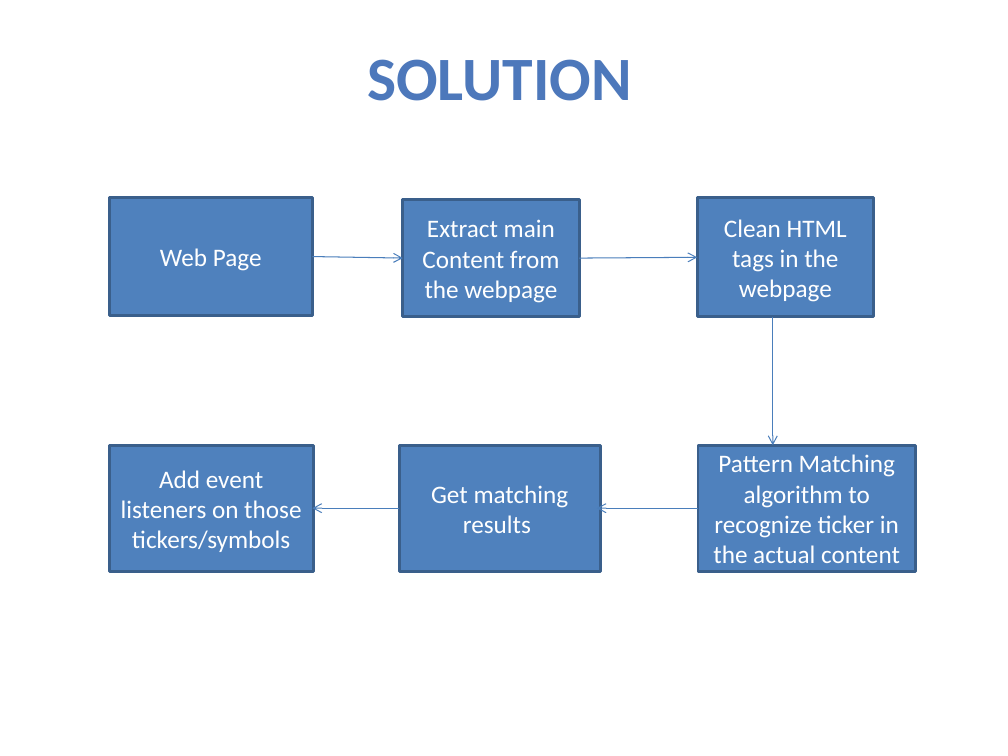
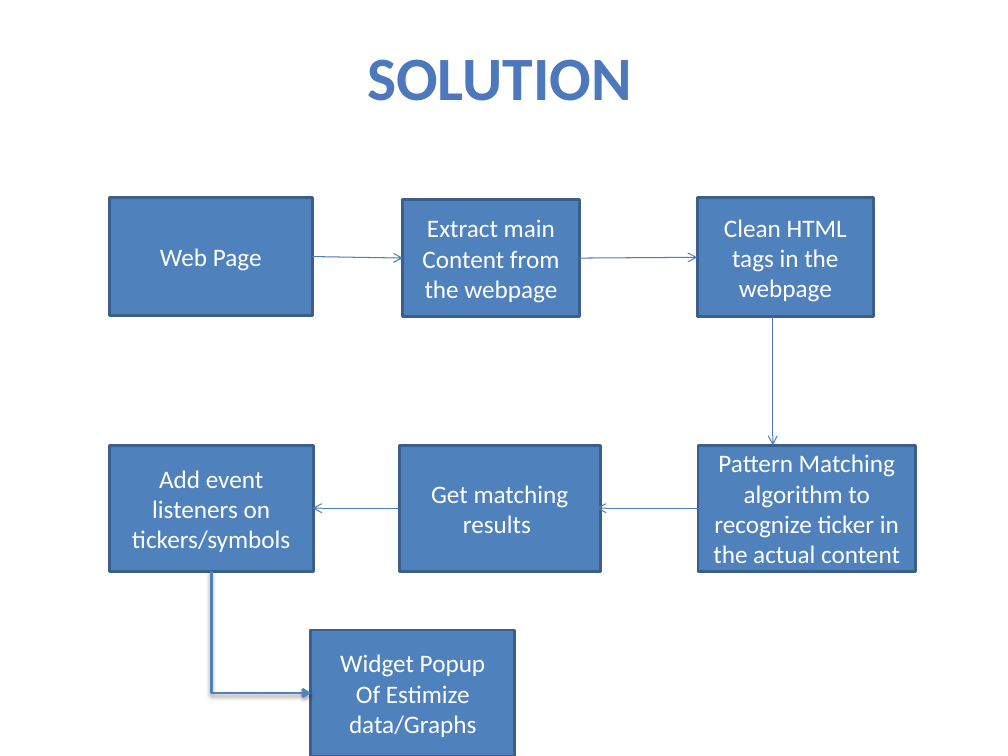
Before and after one commit to AdityaRaju/StoryBoard, a slide deck: slide 4 of web/ppt/PeekEstimate.pptx. Drawn at 1008x756 pixels with LibreOffice and Linux fonts; fonts in the diff are those of the drawing. Boxes give left, top, right and bottom in pixels: in the first picture for what was removed or moved away, otherwise in the second. Text is boxed around its words. In the diff, an @@ line names an element or a change of style, - is before the commit and + after.

```diff
--- a/web/ppt/PeekEstimate.pptx
+++ b/web/ppt/PeekEstimate.pptx
@@ text in rectangle at box(132, 470, 290, 552): text changed @@
-Add event listeners on those tickers/symbols
+Add event listeners on tickers/symbols
@@ elbow arrow added from (212, 572) to (310, 694), #4F81BD 2 pt @@
@@ rectangle added at box(310, 630, 514, 756), fill #4F81BD, outline #3A5F8C 2 pt, 18 pt, text #FFFFFF @@
+Widget Popup
+Of Estimize data/Graphs
```
Also in this commit, not shown: 2 other slides changed, 1 slide added, 1 slide removed, 3 other files.
